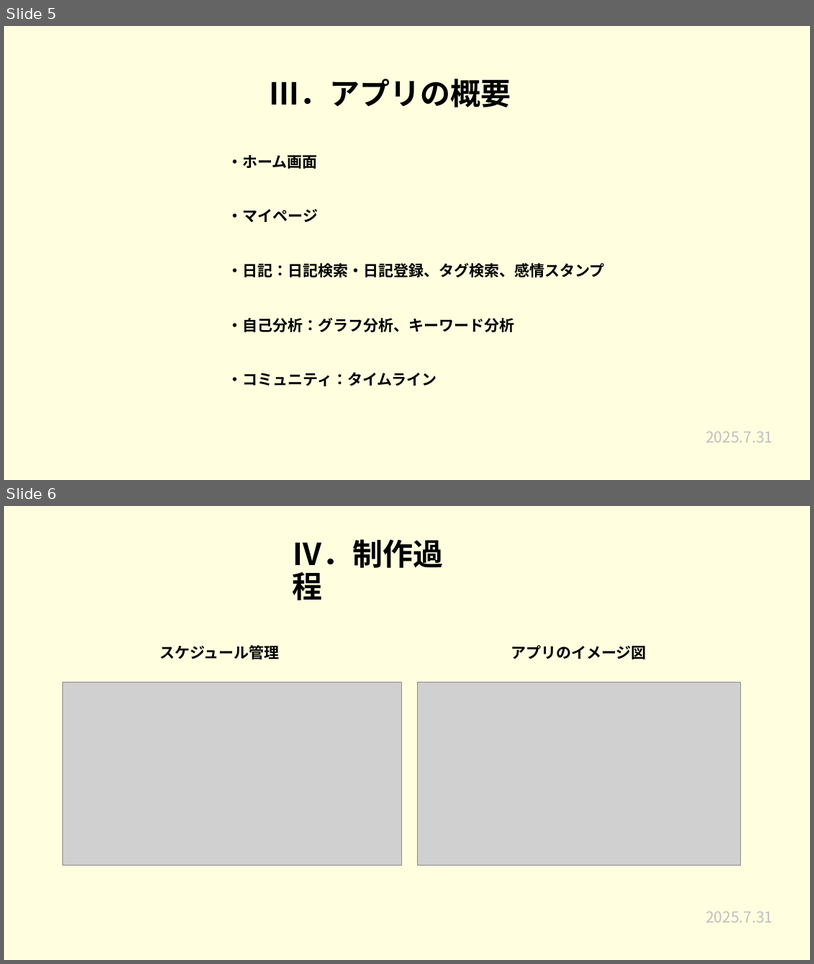
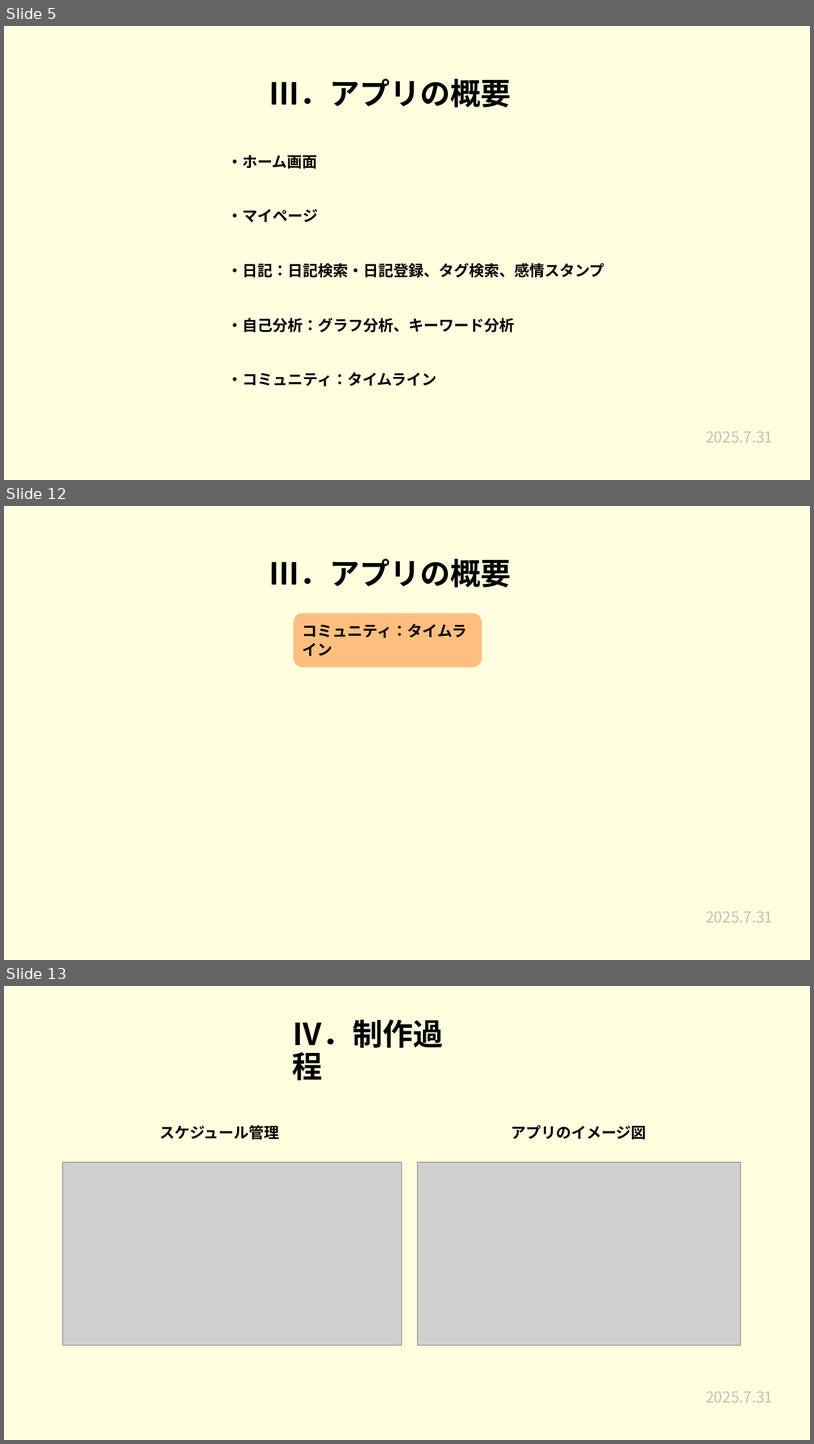
Before and after one commit to plusdojo2025/a2-7, a slide deck: 発表準備/7月成果発表会.pptx. Shown one above the other, each under a label of ours: slides 5 and 6 before the commit, slides 5, 12 and 13 after it; the slides between them are not shown. The pictures are 814x964 and 814x1444 pixels, drawn with LibreOffice and Linux fonts; fonts in the diff are those of the drawing; grey boxes stand for pictures. Boxes give left, top, right and bottom in pixels: in the first picture for what was removed or moved away, otherwise in the second. Text is boxed around its words. In the diff, an @@ line names an element or a change of style, - is before the commit and + after.

```diff
--- a/発表準備/7月成果発表会.pptx
+++ b/発表準備/7月成果発表会.pptx
@@ slide 12 added at (4,506,810,960), background #FFFFFF @@
@@ rectangle added at (4,506,810,960), fill #FFFFE0 @@
@@ title added at (270,559,512,587), 36 pt, text #000000, bold @@
+Ⅲ．アプリの概要
@@ rounded rectangle added at (294,614,482,667), fill #FFBF7F, outline #FFBF7F 1.5 pt, 18 pt, text #000000, bold @@
+コミュニティ：タイムライン
@@ text added at (706,911,773,922), 18 pt, text #BFBFBF @@
+2025.7.31
@@ what was slide 6 is now slide 13 @@
```
Also in this commit, not shown: 6 other slides added.
